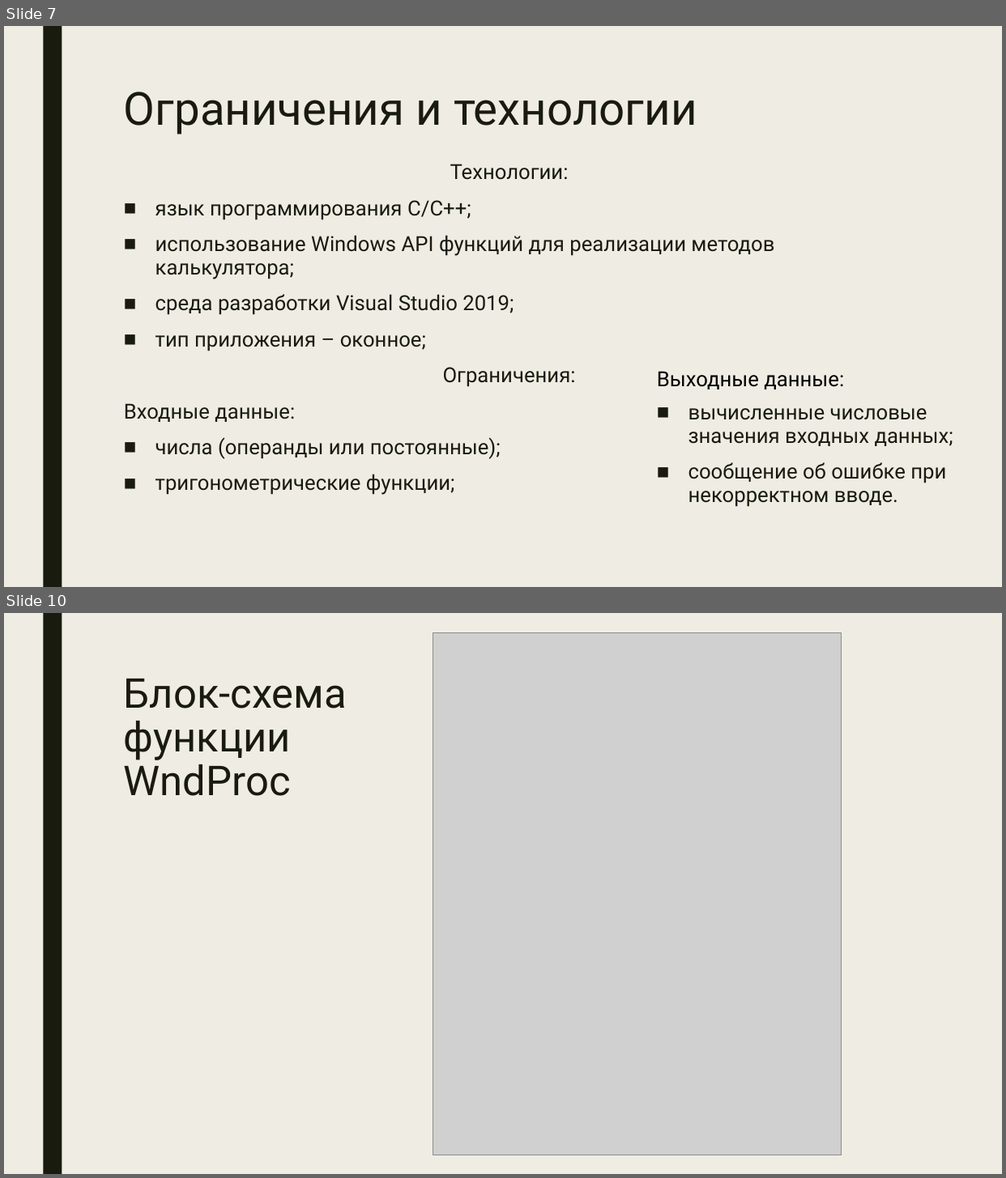
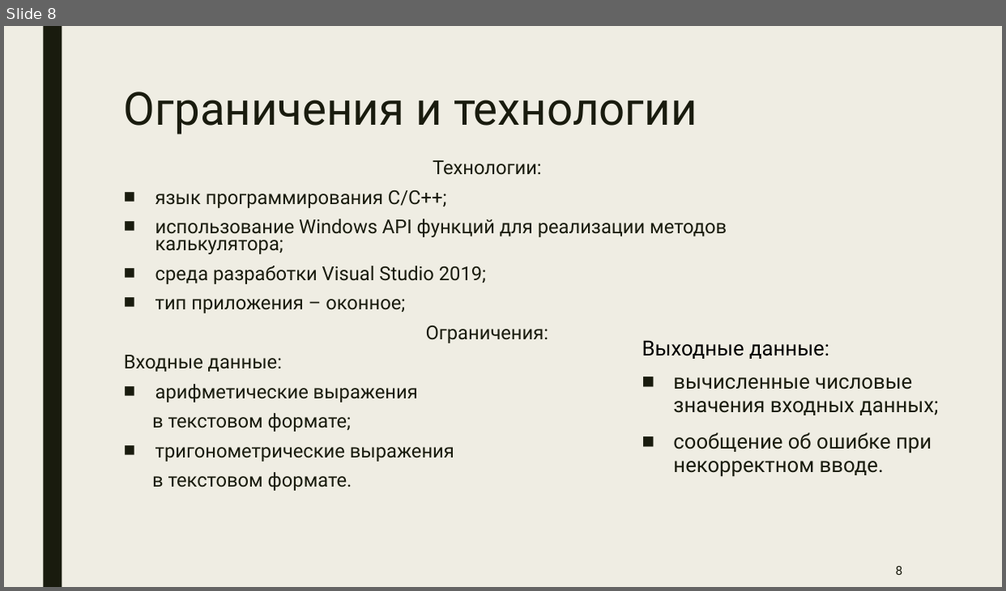
Before and after one commit to romankuz19/-, a slide deck: Презентация для защиты курсовой.pptx. Shown one above the other, each under a label of ours: slides 7 and 10 before the commit, slide 8 after it; the slides between them are not shown. The pictures are 1006x1178 and 1006x591 pixels, drawn with LibreOffice and Linux fonts; fonts in the diff are those of the drawing; grey boxes stand for pictures. Boxes give left, top, right and bottom in pixels: in the first picture for what was removed or moved away, otherwise in the second. Text is boxed around its words. In the diff, an @@ line names an element or a change of style, - is before the commit and + after.

```diff
--- a/Презентация для защиты курсовой.pptx
+++ b/Презентация для защиты курсовой.pptx
@@ slide 10 removed at box(4, 613, 1002, 1174), background #EFEDE3; not listed: 1 template element that a slide beside it also shows @@
@@ picture removed at box(433, 632, 842, 1155) @@
@@ title removed at box(124, 679, 347, 796) @@
-Блок-схема функции WndProc
@@ what was slide 7 is now slide 8 @@
@@ slide 8 changed as well @@
@@ text at box(124, 160, 727, 372): size 20 to 18.5 pt in "Технологии:", "язык программирования C/C++;", "использование Windows API функций для реализации методов ...", "среда разработки Visual Studio 2019;" and 3 more places; line spacing 0.94 to 0.74 @@
@@ text "Выходные данные:": place and size @@
-text "Выходные данные:" at box(657, 371, 953, 507)
+text "Выходные данные:" at box(642, 340, 938, 477)
@@ text at box(152, 384, 454, 491): text changed; size 20 to 18.5 pt @@
-■ числа (операнды или постоянные);
-■ тригонометрические функции;
+■ арифметические выражения
+в текстовом формате;
+■ тригонометрические выражения
+в текстовом формате.
@@ page number added at box(896, 566, 903, 575), 12 pt, text #191B0E @@
+8
```
Also in this commit, not shown: 9 other slides changed, 1 slide added, 2 other slides removed, 5 other files.
